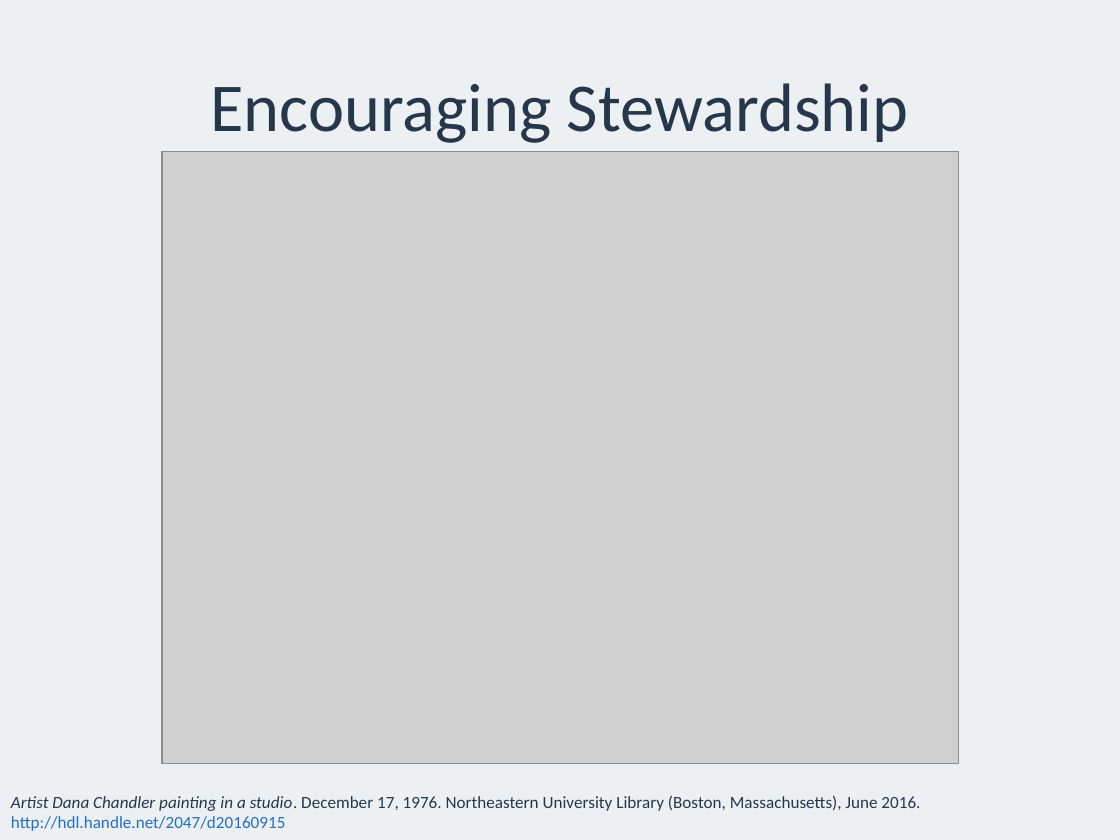
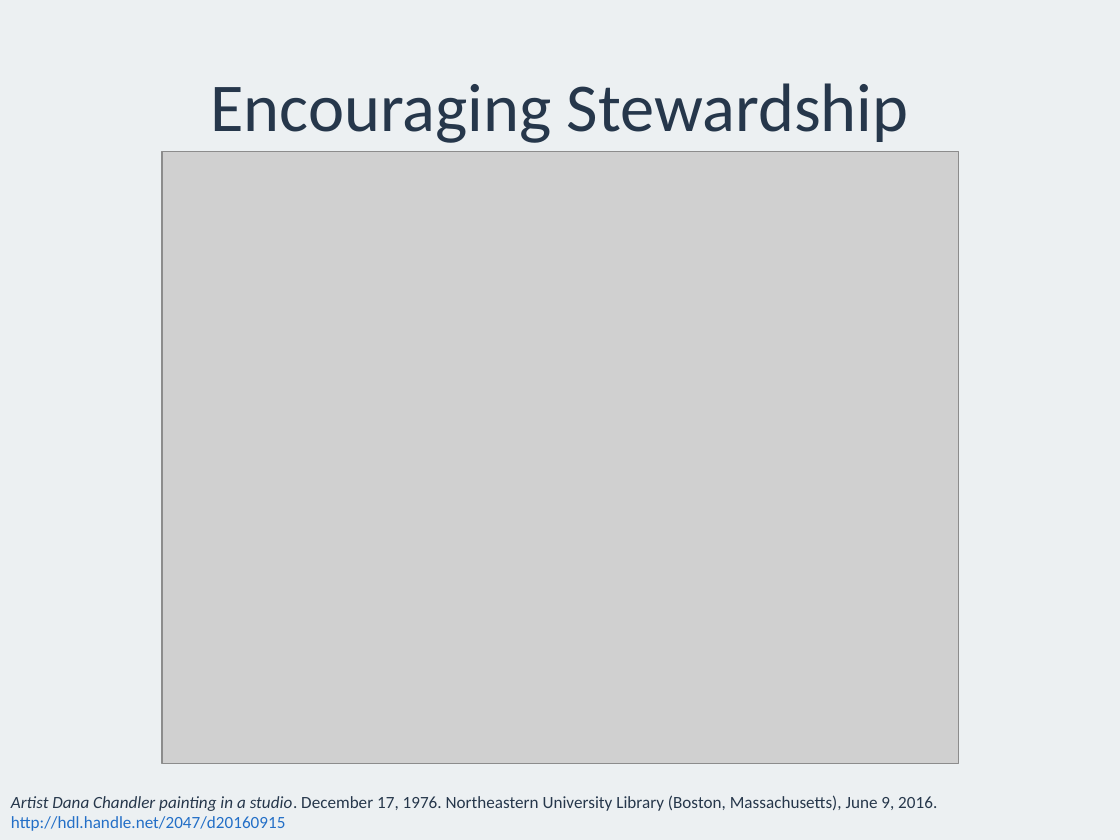
Before and after one commit to sarahjeansweeney/various_files, a slide deck: slide 6 of Presentations/Open Repositories 2016/Digital Stewardship/DigitalStewardship.pptx. Drawn at 1120x840 pixels with LibreOffice and Linux fonts; fonts in the diff are those of the drawing; grey boxes stand for pictures. Boxes give left, top, right and bottom in pixels: in the first picture for what was removed or moved away, otherwise in the second. Text is boxed around its words. In the diff, an @@ line names an element or a change of style, - is before the commit and + after.

```diff
--- a/Presentations/Open Repositories 2016/Digital Stewardship/DigitalStewardship.pptx
+++ b/Presentations/Open Repositories 2016/Digital Stewardship/DigitalStewardship.pptx
@@ text at (11,795,937,831): text changed @@
-Artist Dana Chandler painting in a studio. December 17, 1976. Northeastern University Library (Boston, Massachusetts), June 2016. http://hdl.handle.net/2047/d20160915
+Artist Dana Chandler painting in a studio. December 17, 1976. Northeastern University Library (Boston, Massachusetts), June 9, 2016. http://hdl.handle.net/2047/d20160915
```
Also in this commit, not shown: 5 other slides changed.
